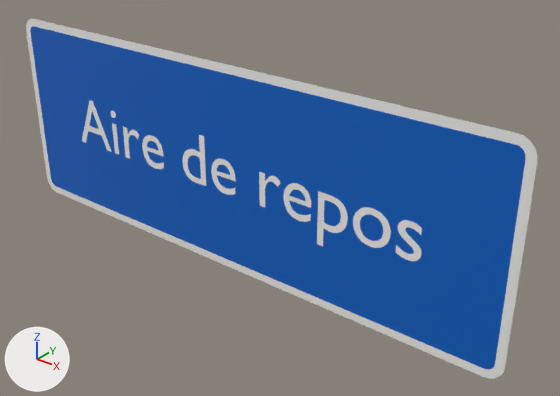
One commit to the glTF model panneaux/07_E_identification_voirie/E34b.glb: the scene before it, then after it.
The view is the same before and after, from a camera (50 mm lens) standing at (1.103, -1.179, 0.711) and looking at (0.115, 0.056, -0.055). Arrows for +X, +Y and +Z are at lower left; the lights stay in place. The first picture is the older version. Where no turn or scale is listed for an object, it has been applied to the vertices. Vertices at exactly the same position are counted once.

In view in the first picture: 'E34b_cadre00', 'E34b_fond01', 'E34b_txt02' and 1 more.
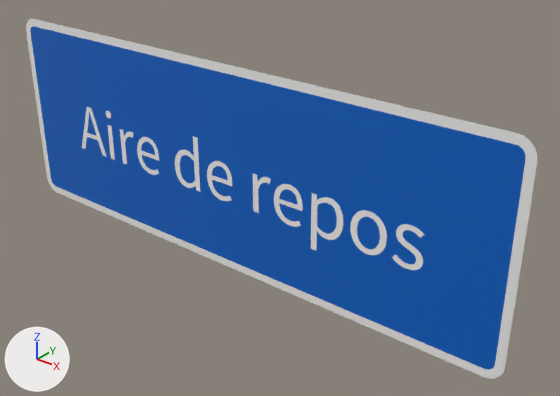
Changed parts and their boxes [x1, y1, x2, y2] in the pictures (560 x 396 px; the box of a moved part takes in the faces that stretch with it):
'E34b_txt02', reshaped: before [82, 100, 422, 261]; after [82, 107, 424, 270]
part 1 of me_t_203, added: after [107, 125, 115, 160]
part 2 of me_t_203, rebuilt: before [317, 191, 348, 246]; after [311, 193, 343, 251]
part 3 of me_t_203, rebuilt (18% narrower, 9% taller): before [123, 127, 139, 159]; after [120, 129, 133, 164]
part 4 of me_t_203, rebuilt (17% narrower, 8% taller): before [259, 172, 281, 208]; after [253, 174, 271, 213]
part 5 of me_t_203, rebuilt (16% narrower): before [82, 100, 112, 152]; after [82, 107, 107, 157]
part 6 of me_t_203, deleted: before [112, 123, 119, 155]
part 7 of me_t_203, moved or reshaped: before [111, 111, 311, 222]; after [106, 111, 303, 227]
part 8 of me_t_203, moved or reshaped: before [353, 207, 422, 261]; after [350, 210, 424, 270]

What the commit changed:
me_t_203 is used by ob_e34b_txt02; location (0.0, -0.002, 0.0).
me_t_203 had 1712 vertices, 3404 faces and spanned x -0.515..0.508, y 0.0, z -0.097..0.071.
me_t_203 now has 1962 vertices, 3904 faces and spans x -0.518..0.512, y 0.0, z -0.113..0.061.
me_t_203 part 1: a new loose piece, a box spanning x -0.3993..-0.38361, y -0.0002..0.0002, z -0.07435..0.01825, in mat_blanc_retro (white #f3f3f1).
me_t_203 part 2: the loose piece of 156 vertices spanning x 0.262..0.337, y 0.0, z -0.097..0.027 is rebuilt with 208 vertices and now spans x 0.245..0.326, y 0.0, z -0.113..0.021.
me_t_203 part 3: the loose piece of 110 vertices spanning x -0.34..-0.28, y 0.0, z -0.055..0.029 is rebuilt with 110 vertices and now spans x -0.352..-0.302, y 0.0, z -0.074..0.021.
me_t_203 part 4: the loose piece of 110 vertices spanning x 0.104..0.164, y 0.0, z -0.055..0.029 is rebuilt with 110 vertices and now spans x 0.085..0.136, y 0.0, z -0.074..0.021.
me_t_203 part 5: the loose piece of 22 vertices spanning x -0.515..-0.393, y 0.0, z -0.055..0.071 is rebuilt with 72 vertices and now spans x -0.518..-0.416, y 0.0, z -0.074..0.051.
me_t_203 part 6: the loose piece of 8 vertices spanning x -0.381..-0.364, y 0.0, z -0.055..0.027 is deleted.
me_t_203 part 7: 6 vertices moved within x -0.381..-0.029, y 0.0, z 0.015..0.048; 834 vertices removed from x -0.382..0.245, y 0.0, z -0.057..0.07; 958 vertices added at x -0.402..0.223, y 0.0, z -0.077..0.061.
me_t_203 part 8: 452 vertices removed from x 0.35..0.508, y 0.0, z -0.057..0.029; 476 vertices added at x 0.344..0.512, y 0.0, z -0.077..0.021.
